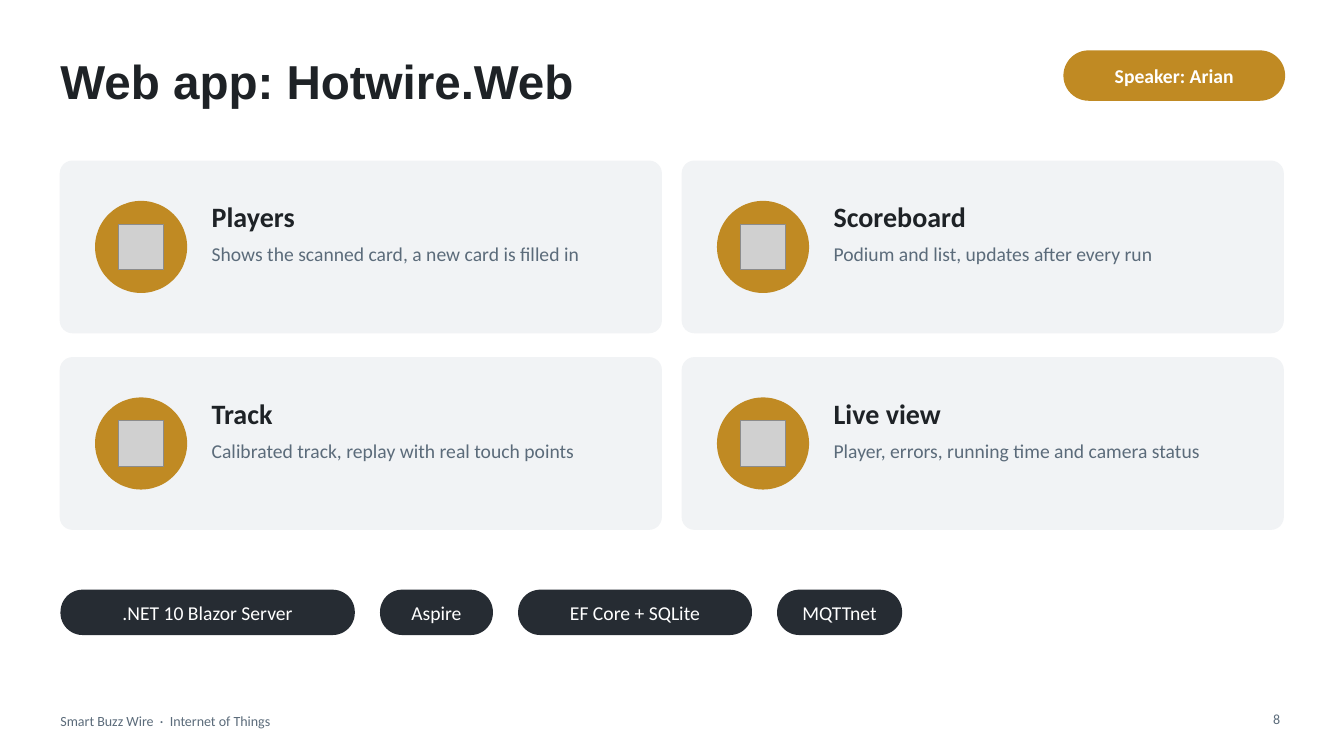
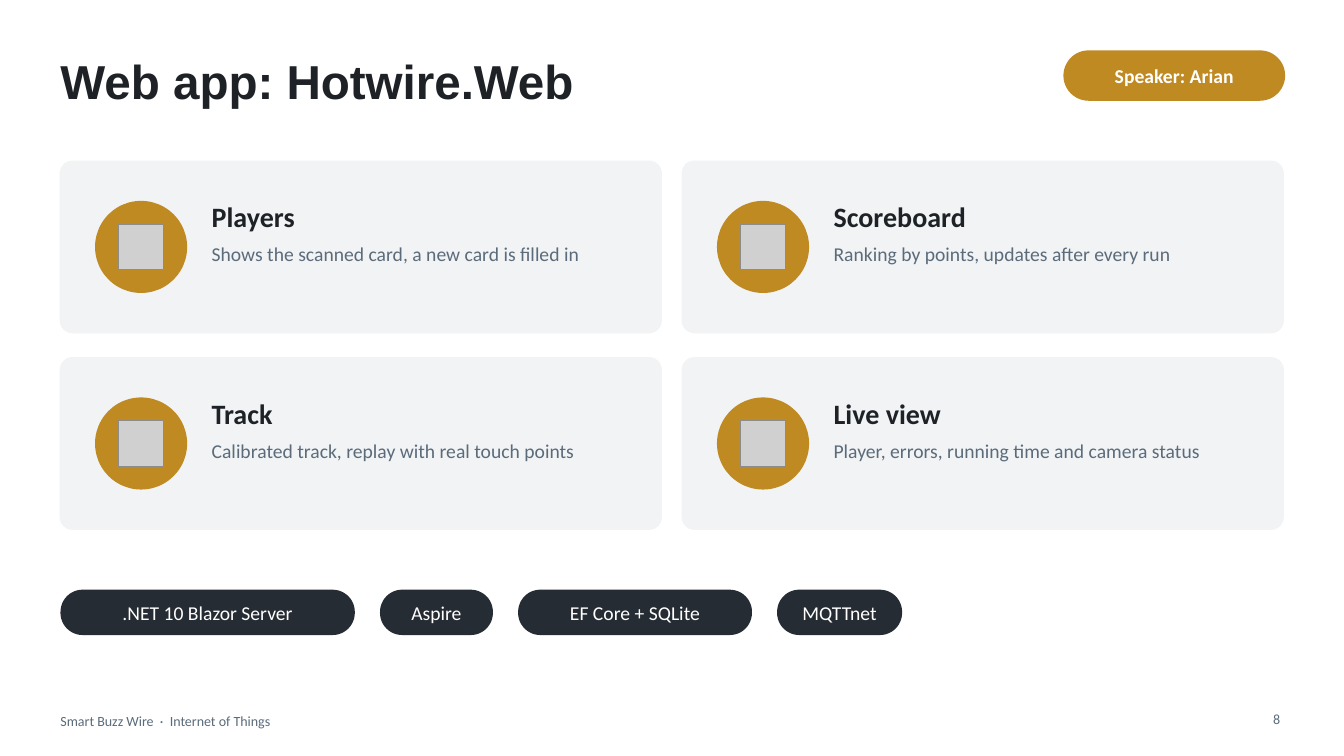
Before and after one commit to NikaV2610/iot-buzz-wire, a slide deck: slide 8 of docs/SmartBuzzWire_Presentation.pptx. Drawn at 1344x756 pixels with LibreOffice and Linux fonts; fonts in the diff are those of the drawing; grey boxes stand for pictures. Boxes give left, top, right and bottom in pixels: in the first picture for what was removed or moved away, otherwise in the second. Text is boxed around its words. In the diff, an @@ line names an element or a change of style, - is before the commit and + after.

```diff
--- a/docs/SmartBuzzWire_Presentation.pptx
+++ b/docs/SmartBuzzWire_Presentation.pptx
@@ text at <box>834,247,1170,265</box>: text changed @@
-Podium and list, updates after every run
+Ranking by points, updates after every run
```
Also in this commit, not shown: 2 other slides changed, 9 other files.
